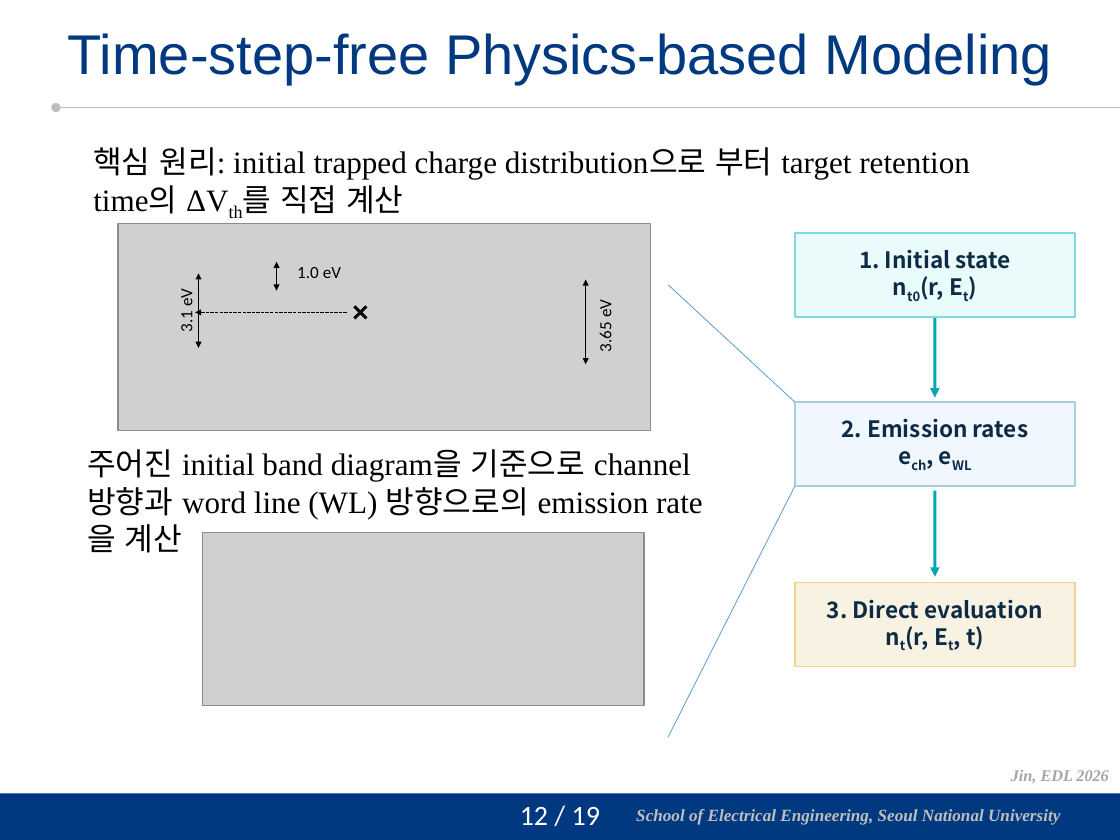
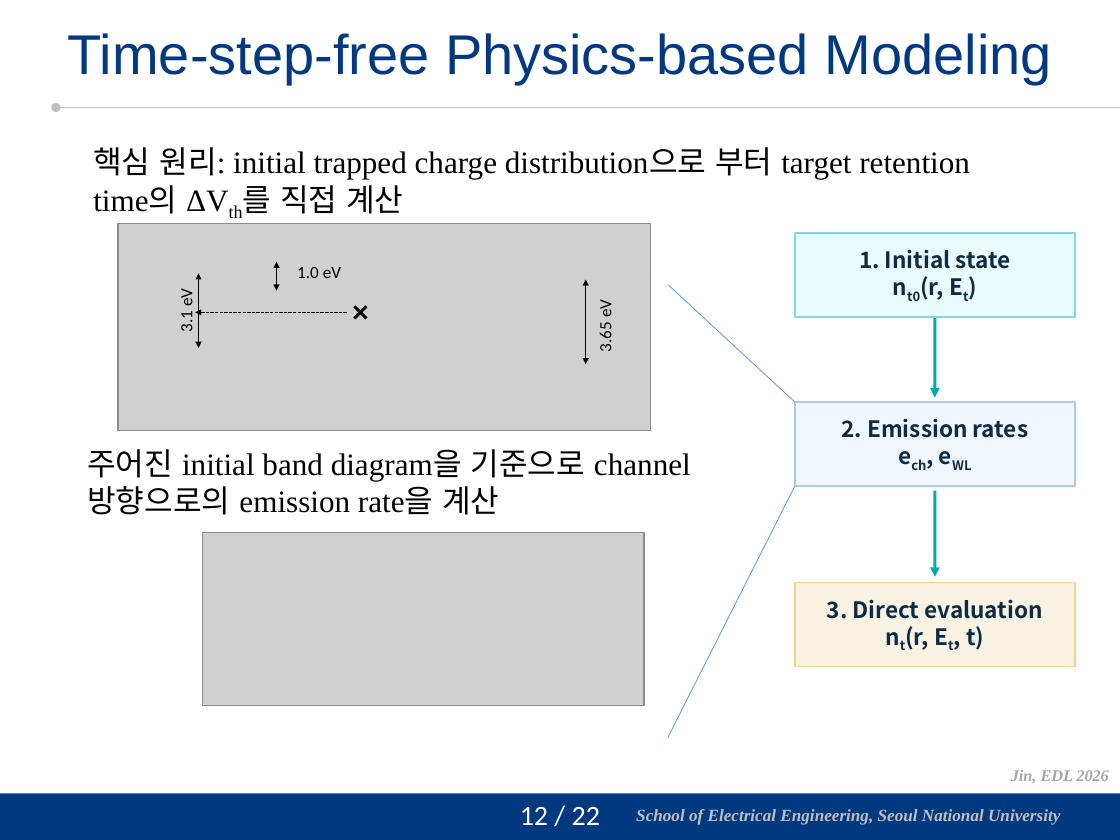
Before and after one commit to vectorcont62-dev/Graduation-SNU-MS, a slide deck: slide 13 of 진명 석사졸업 연구 정리 - 주요내용 보강.pptx. Drawn at 1120x840 pixels with LibreOffice and Linux fonts; fonts in the diff are those of the drawing; grey boxes stand for pictures; background and template pictures are left out. Boxes give left, top, right and bottom in pixels: in the first picture for what was removed or moved away, otherwise in the second. Text is boxed around its words. In the diff, an @@ line names an element or a change of style, - is before the commit and + after.

```diff
--- a/진명 석사졸업 연구 정리 - 주요내용 보강.pptx
+++ b/진명 석사졸업 연구 정리 - 주요내용 보강.pptx
@@ text at (x1=87, y1=449, x2=691, y2=515): text changed @@
-주어진 initial band diagram을 기준으로 channel 방향과 word line (WL) 방향으로의 emission rate을 계산
+주어진 initial band diagram을 기준으로 channel 방향으로의 emission rate을 계산
@@ page number at (x1=520, y1=807, x2=600, y2=825): text changed @@
-12 / 19
+12 / 22
```
Also in this commit, not shown: 9 other slides changed, 1 slide added, 1 slide removed, 3 other files.
